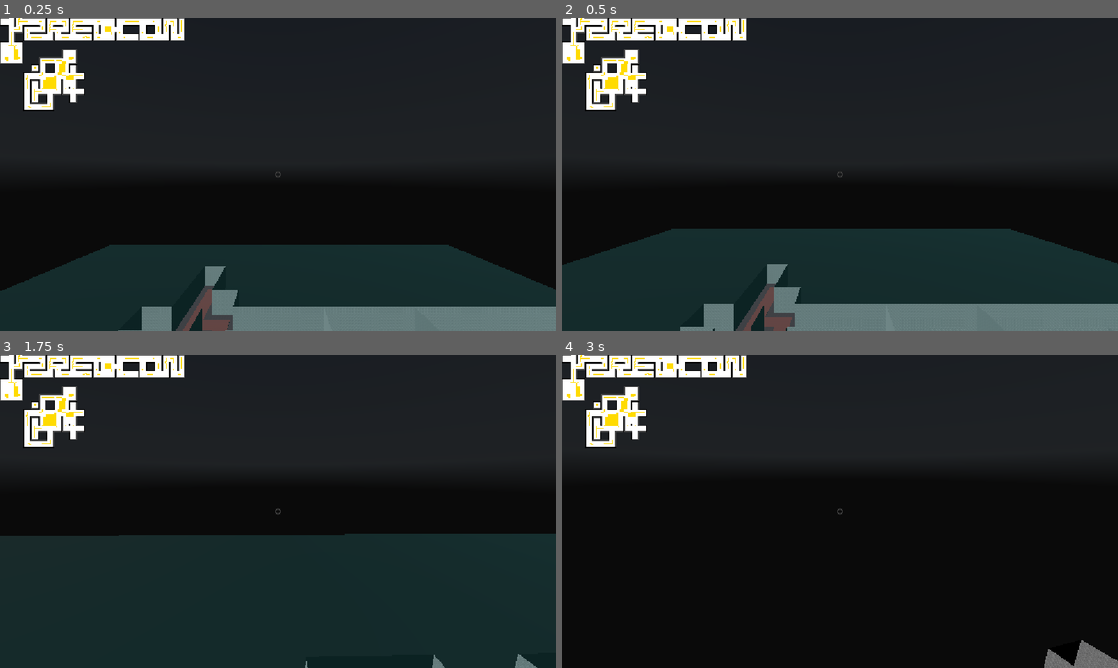
Above: before the commit, frames 1-4 (two rows, left to right).
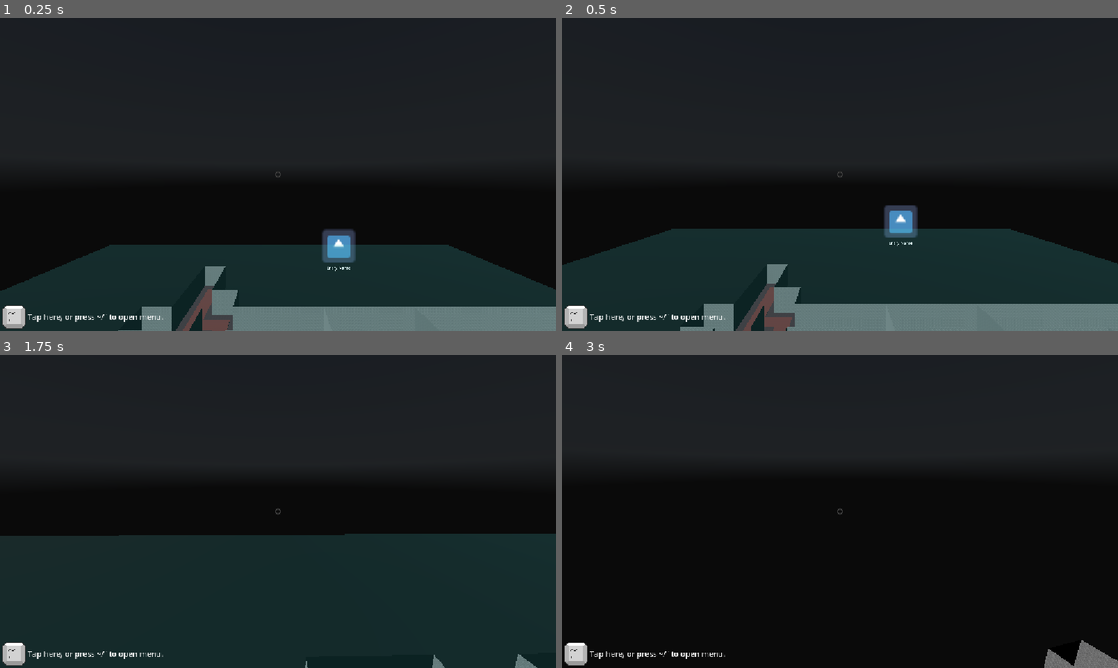
Above: after the commit, the same moments.

Repository: ZRedCon/InteractivePortfolio
Game: Godot game, scene res://Scenes/main_scene.tscn
Same seed, same stepped clock (60 frames per second), same inputs: the game is played once before the commit and once after it. The engine's default icon, where the game draws it, is replaced by a stand-in: a white triangle on a blue panel in a dark square. A sky picture missing from this copy of the repository is replaced by a grey-blue gradient.
Inputs (mouse positions are in pixels of both pictures, inside the frame that each line leads up to):
- Up to frame 1 (0.25 s): no input
- Up to frame 2 (0.5 s): no input
- Up to frame 3 (1.75 s): tap Enter at 0.5, 1.25 s; move the mouse to (400, 495) at 0.52 s; hold D (Right) 0.53-1.28 s; hold Space (Slow) 0.53-1.28 s; click (400, 495) at 0.67 s; move the mouse to (250, 511) at 1.27 s; hold W (Forward) from 1.28 s (still down); tap Shift (Sprint) at 1.35 s; click (250, 511) at 1.42 s
- Up to frame 4 (3 s): keep holding W (Forward); tap Enter at 2, 2.75 s; move the mouse to (851, 505) at 2.02 s; press the mouse at (851, 505) at 2.03 s; move the mouse to (834, 517) at 2.77 s; release the mouse at (834, 517) at 2.78 s; tap Space (Slow) at 2.85 s; click (834, 517) at 2.92 s

The runs differ from the first frame. In frame 1, 5.2% of the frame differs, in the area x 0-64%, y 0-100%; in frame 2, 5.2%; in frame 3, 4.5%; in frame 4, 4.5%.

Commit message:
Added control / interaction helpers

Diff:
--- a/GodotProject/interactive-portfolio/Player/controller.gd
+++ b/GodotProject/interactive-portfolio/Player/controller.gd
@@ -1,19 +1,35 @@
 extends CharacterBody3D
 
-const VALID_COLOR := Color(0.8,1,0.1)
+const NO_MOUSE = 0
+const LEFT_MOUSE = 1
+const MIDDLE_MOUSE = 2
+const RIGHT_MOUSE = 3
+
+const VALID_COLOR := Color(0.541, 1.0, 0.102, 1.0)
 const INVALID_COLOR := Color(1.0,0.15,0.2)
 
 @onready var camera : Camera3D = $Camera3D
 @onready var camera_ray : RayCast3D = $Camera3D/RayCast3D
 @onready var telenode : Node3D = $Telenode
+@onready var mouse_sprite : AnimatedSprite2D = $Camera3D/ContUI/Control/AnimatedSprite2D
 
 var _tele_data : HitData
 var material : StandardMaterial3D
+var mouse_state : int:
+	set( new_val ):
+		if mouse_state == new_val: return
+		match new_val:
+			NO_MOUSE: mouse_sprite.play( "Off" )
+			LEFT_MOUSE: mouse_sprite.play( "Left" )
+			MIDDLE_MOUSE: mouse_sprite.play( "Middle" )
+			RIGHT_MOUSE: mouse_sprite.play( "Right" )
+		mouse_state = new_val
 
 func _ready() -> void:
+	mouse_state = NO_MOUSE
 	material = (telenode.get_child( 0 ) as MeshInstance3D).get_active_material( 0 )
-	material.albedo_color = Color(1,0,1)
-	material.emission = Color(1,0,1)
+	material.albedo_color = Color( 1,0,1 )
+	material.emission = Color( 1,0,1 )
 
 func _physics_process(delta: float) -> void:
 	if PIH.is_paused: return
@@ -33,31 +49,58 @@
 	var teleport_state = PIH.teleport_state
 	var collided = camera_ray.is_colliding()
 
+	telenode.visible = bool(teleport_state) and collided
+	if not collided:
+		mouse_state = NO_MOUSE
+		return
 
-	telenode.visible = bool(teleport_state) and collided
-	if not collided: return
 	var collider := camera_ray.get_collider() as Node3D
+	mouse_state = _get_mouse_group( collider, camera_ray.get_collider_shape() )
+
 	var on_floor := _is_floor(collider, camera_ray.get_collider_shape())
 	material.albedo_color = VALID_COLOR if on_floor else INVALID_COLOR
 	material.emission = VALID_COLOR if on_floor else INVALID_COLOR
+
 	if teleport_state == 1:
 		_tele_data = HitData.new(camera_ray.get_collision_point(),
 								camera_ray.get_collision_normal())
-
 		telenode.global_position = _tele_data.hit_point
 	elif teleport_state == 2 and on_floor:
 		global_position = _tele_data.hit_point
 
-# get_collider() only gives the body the ray hit, and for a room that's the whole Room. The "Floor"
-# group is on the carpet's own CollisionShape3D, so this also looks up which of the body's shapes was hit.
-static func _is_floor(collider: Node3D, shape_index: int) -> bool:
-	if collider.is_in_group("Floor"): return true
+static func _is_in_group(collider: Node3D, shape_index: int, group_name: StringName) -> bool:
+	if collider.is_in_group( group_name ): return true
 	var body := collider as CollisionObject3D
 	if not body: return false
-	var shape := body.shape_owner_get_owner(body.shape_find_owner(shape_index)) as Node
-	return shape != null and shape.is_in_group("Floor")
+	var shape := body.shape_owner_get_owner( body.shape_find_owner( shape_index ) ) as Node
+	return shape != null and shape.is_in_group( group_name )
 
-func _process(delta: float) -> void:
+static func _is_floor(collider: Node3D, shape_index: int) -> bool:
+	return _is_in_group(collider, shape_index, &"Floor")
+
+static func _get_mouse_group(collider: Node3D, shape_index: int) -> int:
+	# Check raw node hit
+	var collider_group := _get_node_mouse_group( collider )
+	if collider_group: return collider_group
+
+	# body check
+	var body := collider as CollisionObject3D
+	if not body: return 0
+
+	# Check the actual shape we hit
+	var shape := body.shape_owner_get_owner( body.shape_find_owner( shape_index ) ) as Node
+	if shape == null: return 0
+	return _get_node_mouse_group( shape )
+
+static func _get_node_mouse_group(node: Node) -> int:
+	const clickable_groups := [ &"LeftClickable", &"MiddleClickable", &"RightClickable" ]
+	var index = 1
+	for group in clickable_groups:
+		if node.is_in_group( group ): return index
+		index += 1
+	return 0
+
+func _process(_delta: float) -> void:
 	if PIH.is_paused: return
 
 	camera.rotation.x = PIH.mouse_x
--- a/GodotProject/interactive-portfolio/Player/controller.tscn
+++ b/GodotProject/interactive-portfolio/Player/controller.tscn
@@ -4,6 +4,76 @@
 [ext_resource type="PackedScene" uid="uid://ndylflykhad8" path="res://Player/telenode.tscn" id="2_qycdo"]
 [ext_resource type="Texture2D" uid="uid://b4l1nvjedum7r" path="res://assets/images/Crosshair.png" id="3_0swln"]
 [ext_resource type="PackedScene" uid="uid://b0ok6cox56206" path="res://Player/pause_menu.tscn" id="3_h12aw"]
+[ext_resource type="Texture2D" uid="uid://ss2kr1u2ew8q" path="res://assets/images/keybinds/tildaOrTapForPause.png" id="4_468gn"]
+[ext_resource type="Texture2D" uid="uid://47b4oitf02s7" path="res://assets/images/keybinds/Mouse.png" id="5_lo3os"]
+
+[sub_resource type="AtlasTexture" id="AtlasTexture_lo3os"]
+atlas = ExtResource("5_lo3os")
+region = Rect2(64, 0, 32, 48)
+
+[sub_resource type="AtlasTexture" id="AtlasTexture_8t2oa"]
+atlas = ExtResource("5_lo3os")
+region = Rect2(0, 0, 32, 48)
+
+[sub_resource type="AtlasTexture" id="AtlasTexture_ygiad"]
+atlas = ExtResource("5_lo3os")
+region = Rect2(32, 0, 32, 48)
+
+[sub_resource type="AtlasTexture" id="AtlasTexture_wibr3"]
+atlas = ExtResource("5_lo3os")
+region = Rect2(0, 0, 32, 48)
+
+[sub_resource type="AtlasTexture" id="AtlasTexture_tkgx3"]
+atlas = ExtResource("5_lo3os")
+region = Rect2(96, 0, 32, 48)
+
+[sub_resource type="AtlasTexture" id="AtlasTexture_4alln"]
+atlas = ExtResource("5_lo3os")
+region = Rect2(0, 0, 32, 48)
+
+[sub_resource type="SpriteFrames" id="SpriteFrames_bpmhk"]
+animations = [{
+"frames": [{
+"duration": 1.0,
+"texture": SubResource("AtlasTexture_lo3os")
+}, {
+"duration": 1.0,
+"texture": SubResource("AtlasTexture_8t2oa")
+}],
+"loop": 1,
+"name": &"Left",
+"speed": 2.5
+}, {
+"frames": [{
+"duration": 1.0,
+"texture": SubResource("AtlasTexture_ygiad")
+}, {
+"duration": 1.0,
+"texture": SubResource("AtlasTexture_wibr3")
+}],
+"loop": 1,
+"name": &"Middle",
+"speed": 2.5
+}, {
+"frames": [{
+"duration": 1.0,
+"texture": null
+}],
+"loop": 0,
+"name": &"Off",
+"speed": 5.0
+}, {
+"frames": [{
+"duration": 1.0,
+"texture": SubResource("AtlasTexture_tkgx3")
+}, {
+"duration": 1.0,
+"texture": SubResource("AtlasTexture_4alln")
+}],
+"loop": 1,
+"name": &"Right",
+"speed": 2.5
+}]
 
 [sub_resource type="CapsuleMesh" id="CapsuleMesh_bpmhk"]
 
@@ -25,9 +95,9 @@
 target_position = Vector3(0, 0, -10000)
 collide_with_areas = true
 
-[node name="PauseMenu" parent="Camera3D" unique_id=1901717719 instance=ExtResource("3_h12aw")]
-
-[node name="Control" type="Control" parent="Camera3D" unique_id=2042262464]
+[node name="ContUI" type="Control" parent="Camera3D" unique_id=2042262464]
+texture_filter = 1
+texture_repeat = 1
 layout_mode = 3
 anchors_preset = 15
 anchor_right = 1.0
@@ -38,7 +108,7 @@
 mouse_filter = 2
 mouse_behavior_recursive = 1
 
-[node name="TextureRect" type="TextureRect" parent="Camera3D/Control" unique_id=925886041]
+[node name="TextureRect" type="TextureRect" parent="Camera3D/ContUI" unique_id=925886041]
 texture_filter = 1
 layout_mode = 1
 anchors_preset = 8
@@ -54,6 +124,52 @@
 grow_vertical = 2
 texture = ExtResource("3_0swln")
 
+[node name="HBoxContainer" type="HBoxContainer" parent="Camera3D/ContUI" unique_id=999982162]
+layout_mode = 1
+anchors_preset = 2
+anchor_top = 1.0
+anchor_bottom = 1.0
+offset_left = 5.0
+offset_top = -53.0
+offset_right = 345.0
+offset_bottom = -5.0
+grow_vertical = 0
+
+[node name="Pause" type="TextureRect" parent="Camera3D/ContUI/HBoxContainer" unique_id=1145054466]
+custom_minimum_size = Vector2(48, 48)
+layout_mode = 2
+texture = ExtResource("4_468gn")
+
+[node name="Label" type="Label" parent="Camera3D/ContUI/HBoxContainer" unique_id=2009970269]
+layout_mode = 2
+text = "Tap here, or press ~/` to open menu."
+
+[node name="Control" type="MarginContainer" parent="Camera3D/ContUI" unique_id=1491366652]
+layout_mode = 1
+anchors_preset = 8
+anchor_left = 0.5
+anchor_top = 0.5
+anchor_right = 0.5
+anchor_bottom = 0.5
+offset_left = -20.0
+offset_top = -20.0
+offset_right = 20.0
+offset_bottom = 20.0
+grow_horizontal = 2
+grow_vertical = 2
+offset_transform_enabled = true
+offset_transform_position = Vector2(5, 5)
+
+[node name="AnimatedSprite2D" type="AnimatedSprite2D" parent="Camera3D/ContUI/Control" unique_id=910424767]
+position = Vector2(20, 20)
+scale = Vector2(0.75, 0.75)
+sprite_frames = SubResource("SpriteFrames_bpmhk")
+animation = &"Off"
+offset = Vector2(20, 20)
+
+[node name="PauseMenu" parent="Camera3D" unique_id=1901717719 instance=ExtResource("3_h12aw")]
+visible = false
+
 [node name="MeshInstance3D" type="MeshInstance3D" parent="." unique_id=512289835]
 transform = Transform3D(1, 0, 0, 0, 1, 0, 0, 0, 1, 0, 1.0003018, 0)
 mesh = SubResource("CapsuleMesh_bpmhk")
--- a/GodotProject/interactive-portfolio/Scenes/main_scene.tscn
+++ b/GodotProject/interactive-portfolio/Scenes/main_scene.tscn
@@ -2,6 +2,7 @@
 
 [ext_resource type="Texture2D" uid="uid://b1ojuq67yjq6" path="res://assets/images/skyboxes/wasteland_clouds_puresky_4k.hdr" id="1_6l7je"]
 [ext_resource type="PackedScene" uid="uid://bgsgwceyq1l1p" path="res://Player/controller.tscn" id="1_52fb6"]
+[ext_resource type="PackedScene" uid="uid://c241mv4likfbd" path="res://prefabs/Entry.tscn" id="4_iacmt"]
 [ext_resource type="Script" uid="uid://buxkevr2cvt1y" path="res://Scenes/room_container.gd" id="4_x6ack"]
 
 [sub_resource type="PanoramaSkyMaterial" id="PanoramaSkyMaterial_npwjr"]
@@ -28,6 +29,7 @@
 
 [node name="DirectionalLight3D" type="DirectionalLight3D" parent="." unique_id=1382339994]
 transform = Transform3D(0.7807294, 0.25082657, -0.57231784, 0, 0.91590005, 0.40140644, 0.62486935, -0.3133898, 0.71507007, -1.4758582, 2.302283, 5.1300287)
+shadow_bias = 0.0
 
 [node name="WorldEnvironment" type="WorldEnvironment" parent="." unique_id=414343593]
 environment = SubResource("Environment_bpmhk")
@@ -49,3 +51,6 @@
 [node name="RoomContainer" type="Node3D" parent="." unique_id=1771802498]
 transform = Transform3D(1, 0, 0, 0, 1, 0, 0, 0, 1, 0, -50, 0)
 script = ExtResource("4_x6ack")
+
+[node name="EntryNode" parent="." unique_id=800036504 instance=ExtResource("4_iacmt")]
+transform = Transform3D(1, 0, 0, 0, 1, 0, 0, 0, 1, 2.2281742, 0.45007867, -5.6062264)
--- a/GodotProject/interactive-portfolio/Scenes/map_layout.gd
+++ b/GodotProject/interactive-portfolio/Scenes/map_layout.gd
@@ -20,6 +20,9 @@
 @export var start_tile := Vector2i.ZERO
 
 
+func _ready() -> void:
+	visible = false
+
 func get_room_type(cell: Vector2i) -> int:
 	return INDEX_TO_ROOM_TYPE.get( get_cell_atlas_coords( cell ), Room.TYPE_NONE )
 
--- a/GodotProject/interactive-portfolio/prefabs/Entry.tscn
+++ b/GodotProject/interactive-portfolio/prefabs/Entry.tscn
@@ -3,7 +3,10 @@
 [ext_resource type="Script" uid="uid://vu2oc6skf33u" path="res://prefabs/entry.gd" id="1_vjtbd"]
 [ext_resource type="Texture2D" uid="uid://cycv7nkyk6opa" path="res://icon.svg" id="2_icon"]
 
-[node name="EntryNode" type="Node3D" unique_id=800036504]
+[sub_resource type="BoxShape3D" id="BoxShape3D_bpmhk"]
+size = Vector3(1.395, 1.61, 0.01)
+
+[node name="EntryNode" type="Node3D" unique_id=800036504 groups=["LeftClickable"]]
 script = ExtResource("1_vjtbd")
 
 [node name="Label3D" type="Label3D" parent="." unique_id=118950599]
@@ -12,3 +15,9 @@
 
 [node name="Sprite3D" type="Sprite3D" parent="." unique_id=1503959665]
 texture = ExtResource("2_icon")
+
+[node name="StaticBody3D" type="StaticBody3D" parent="." unique_id=2027479283]
+
+[node name="CollisionShape3D" type="CollisionShape3D" parent="StaticBody3D" unique_id=9154571 groups=["LeftClickable"]]
+transform = Transform3D(1, 0, 0, 0, 1, 0, 0, 0, 1, 0, -0.12, 0)
+shape = SubResource("BoxShape3D_bpmhk")
--- a/GodotProject/interactive-portfolio/project.godot
+++ b/GodotProject/interactive-portfolio/project.godot
@@ -34,6 +34,9 @@
 
 Floor="Something the player is expected to be able to stand on"
 Clickable="Something that the player can click"
+LeftClickable="Something that can be left clicked"
+MiddleClickable="Something that can be middle clicked"
+RightClickable="Something that can be right clicked"
 
 [input]
 
Binary file added: GodotProject/interactive-portfolio/assets/images/keybinds/MForMap.png
Not shown, added: GodotProject/interactive-portfolio/assets/images/keybinds/MForMap.png.import
Binary file added: GodotProject/interactive-portfolio/assets/images/keybinds/Mouse.png
Not shown, added: GodotProject/interactive-portfolio/assets/images/keybinds/Mouse.png.import
Binary file added: GodotProject/interactive-portfolio/assets/images/keybinds/tildaOrTapForPause.png
Not shown, added: GodotProject/interactive-portfolio/assets/images/keybinds/tildaOrTapForPause.png.import
Not shown, changed: Webfiles/godot/index.pck
